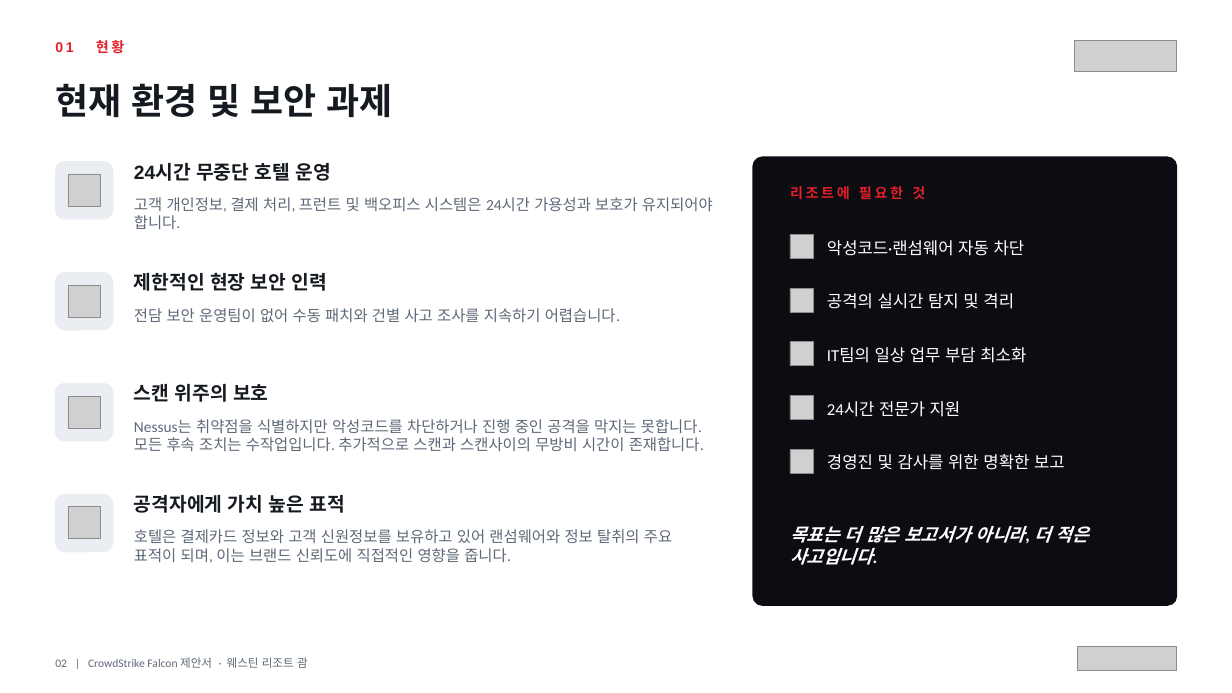
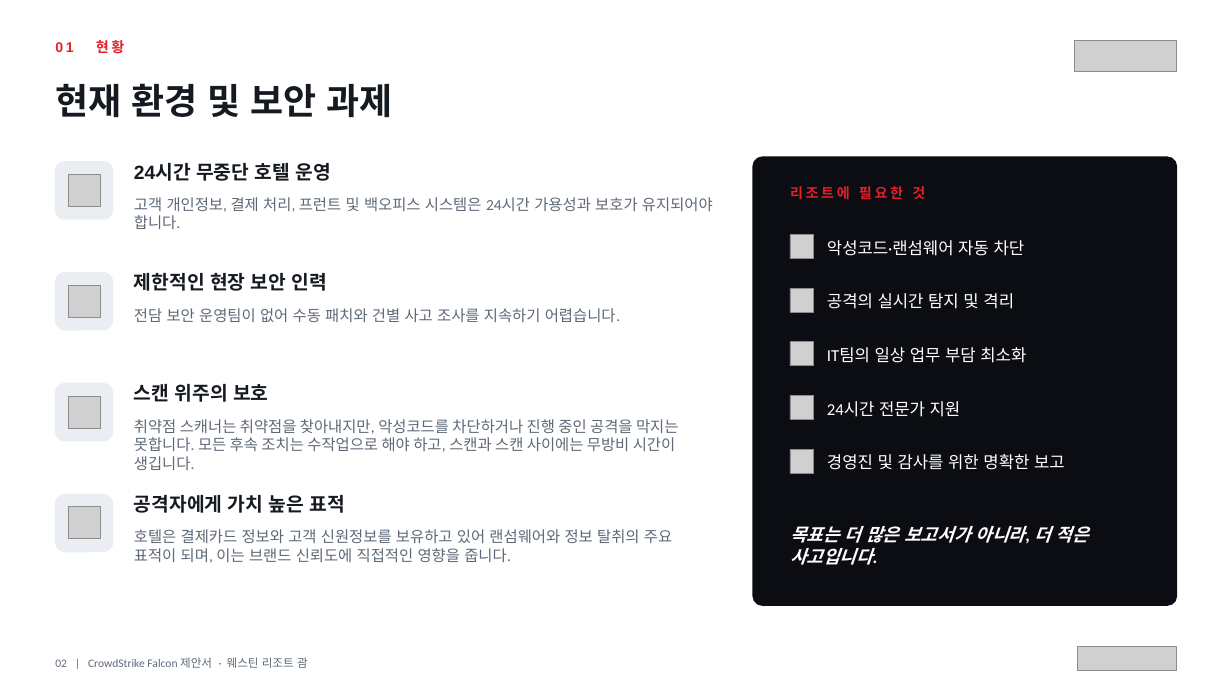
Before and after one commit to BigLee-Creator/Recommendations, a slide deck: slide 2 of KOR._CrowdStrike_Falcon_Proposal_for_Westin_Resort_Guam_SECUKOREA.pptx. Drawn at 1232x693 pixels with LibreOffice and Linux fonts; fonts in the diff are those of the drawing; grey boxes stand for pictures. Boxes give left, top, right and bottom in pixels: in the first picture for what was removed or moved away, otherwise in the second. Text is boxed around its words. In the diff, an @@ line names an element or a change of style, - is before the commit and + after.

```diff
--- a/KOR._CrowdStrike_Falcon_Proposal_for_Westin_Resort_Guam_SECUKOREA.pptx
+++ b/KOR._CrowdStrike_Falcon_Proposal_for_Westin_Resort_Guam_SECUKOREA.pptx
@@ text at bbox=[134, 419, 678, 470]: text changed @@
-Nessus는 취약점을 식별하지만 악성코드를 차단하거나 진행 중인 공격을 막지는 못합니다. 모든 후속 조치는 수작업입니다. 추가적으로 스캔과 스캔사이의 무방비 시간이 존재합니다.
+취약점 스캐너는 취약점을 찾아내지만, 악성코드를 차단하거나 진행 중인 공격을 막지는 못합니다. 모든 후속 조치는 수작업으로 해야 하고, 스캔과 스캔 사이에는 무방비 시간이 생깁니다.
```
Also in this commit, not shown: 2 other slides changed, 1 other file.
